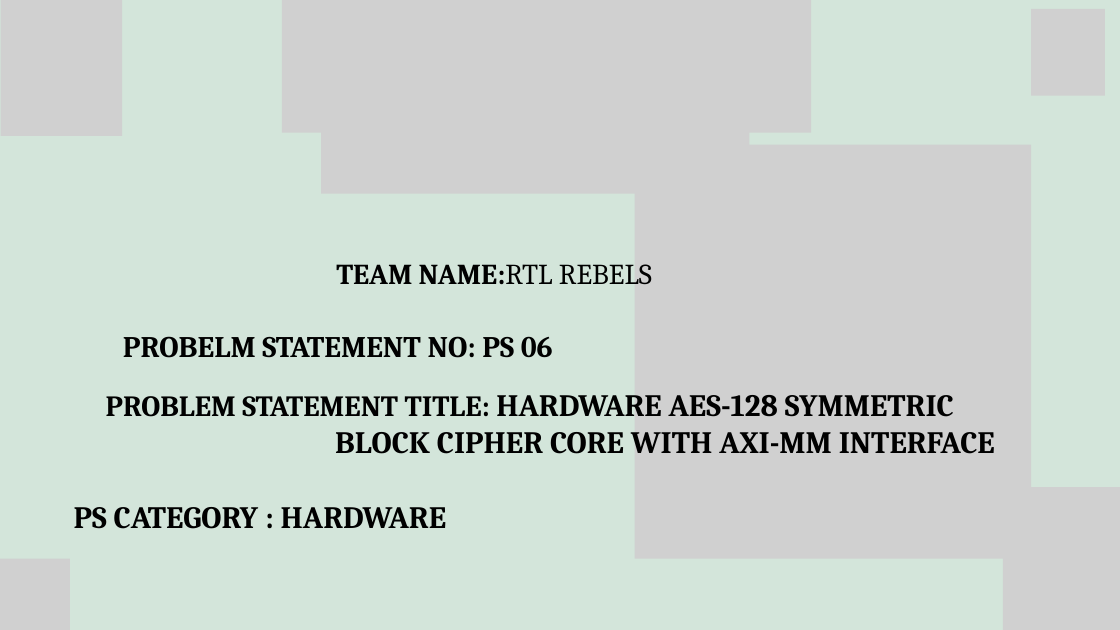
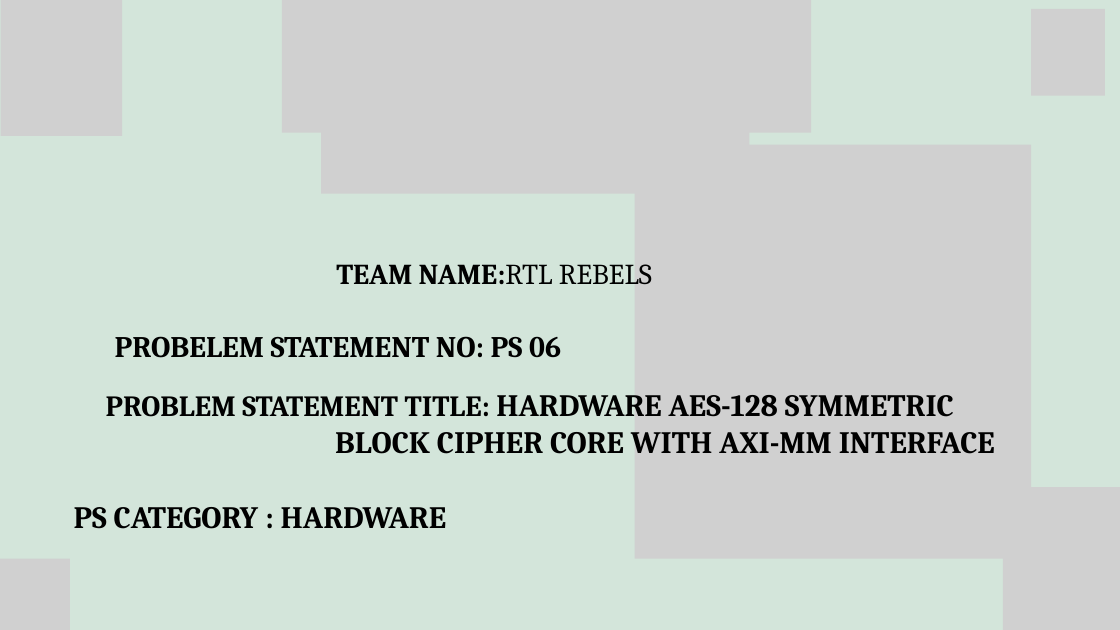
Before and after one commit to SudarsanamR/Veltraxx-26, a slide deck: slide 1 of presentation/RTL REBELS.pptx. Drawn at 1120x630 pixels with LibreOffice and Linux fonts; fonts in the diff are those of the drawing; grey boxes stand for pictures. Boxes give left, top, right and bottom in pixels: in the first picture for what was removed or moved away, otherwise in the second. Text is boxed around its words. In the diff, an @@ line names an element or a change of style, - is before the commit and + after.

```diff
--- a/presentation/RTL REBELS.pptx
+++ b/presentation/RTL REBELS.pptx
@@ text at bbox=[115, 336, 561, 358]: text changed @@
-PROBELM STATEMENT NO: PS 06
+PROBELEM STATEMENT NO: PS 06
```
Also in this commit, not shown: 5 other slides changed, 1 slide removed, 1 other file.
